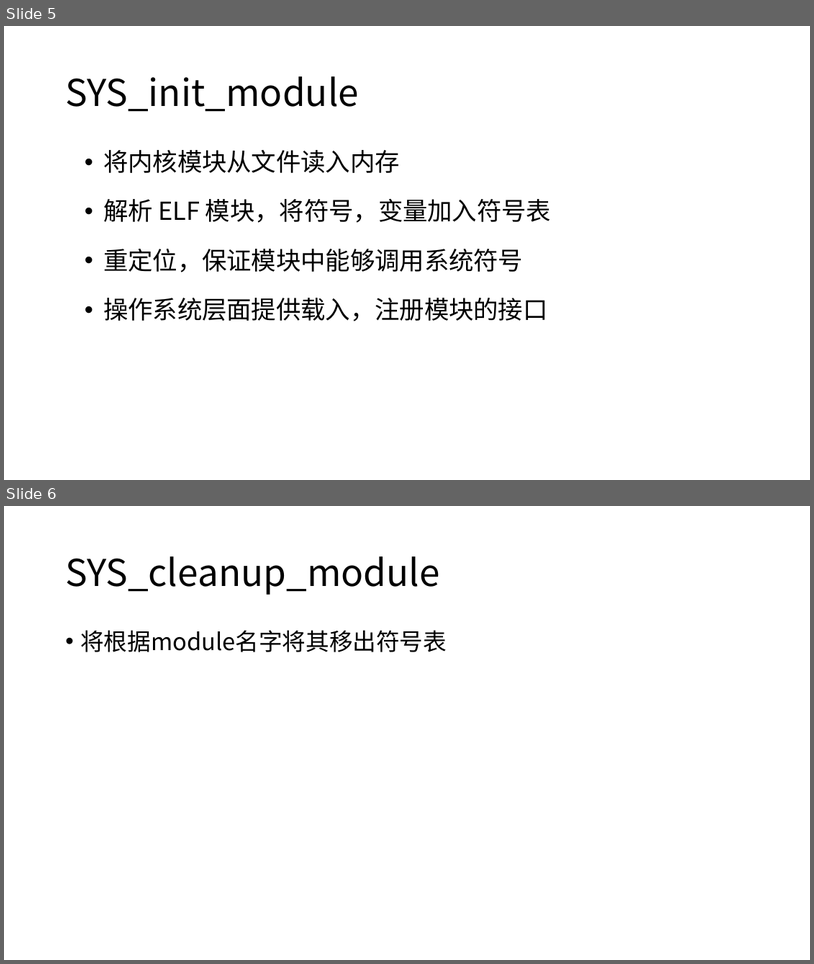
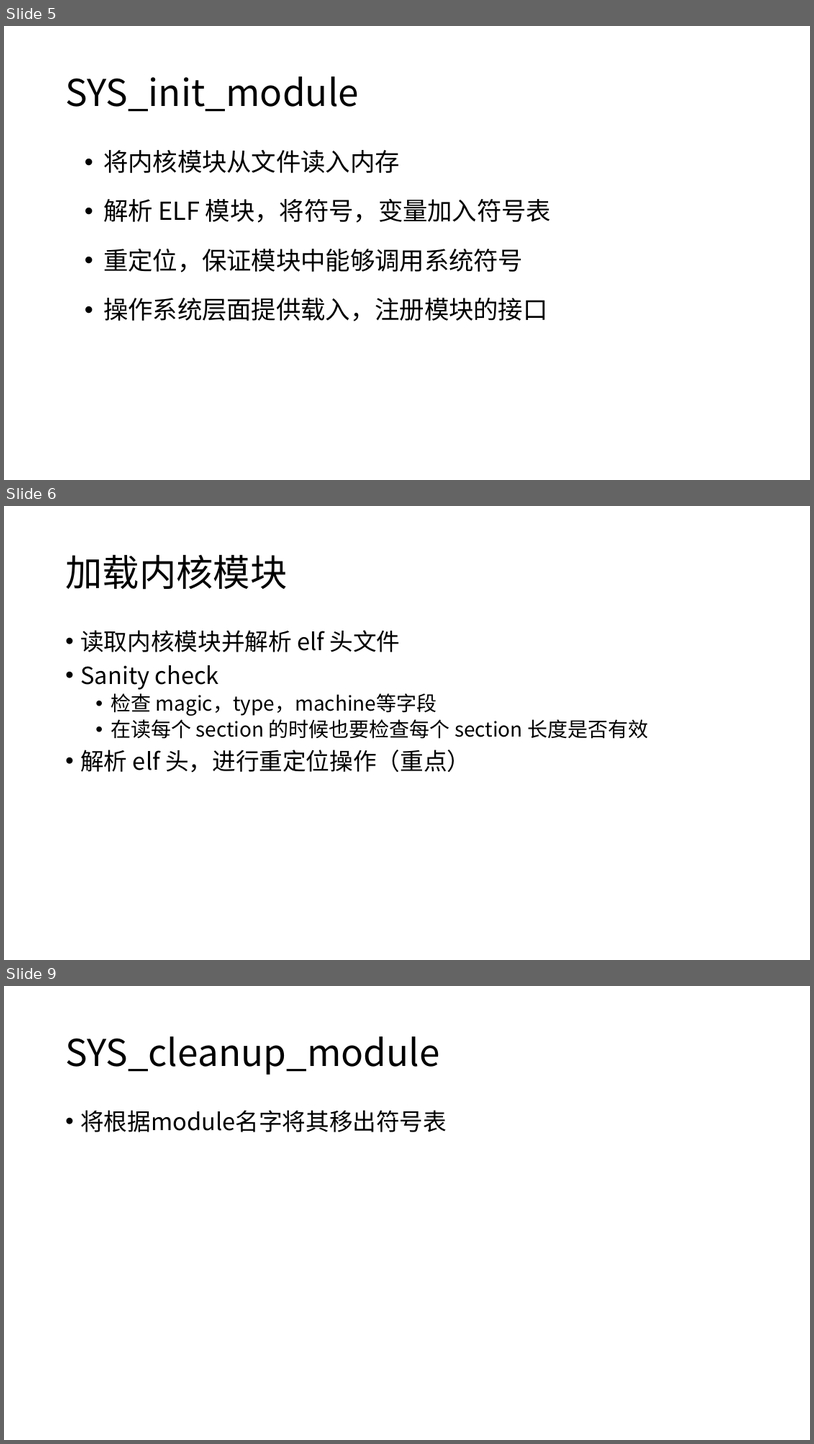
Before and after one commit to ivanium/RustOS, a slide deck: docs/final_final_pre.pptx. Shown one above the other, each under a label of ours: slides 5 and 6 before the commit, slides 5, 6 and 9 after it; the slides between them are not shown. The pictures are 814x964 and 814x1444 pixels, drawn with LibreOffice and Linux fonts; fonts in the diff are those of the drawing. Boxes give left, top, right and bottom in pixels: in the first picture for what was removed or moved away, otherwise in the second. Text is boxed around its words. In the diff, an @@ line names an element or a change of style, - is before the commit and + after.

```diff
--- a/docs/final_final_pre.pptx
+++ b/docs/final_final_pre.pptx
@@ slide 6 added at bbox=[4, 506, 810, 960], background #FFFFFF @@
@@ title added at bbox=[65, 554, 287, 590], 44 pt, text #000000 @@
+加载内核模块
@@ text added at bbox=[80, 630, 648, 772], 24 pt, text #000000 @@
+• 读取内核模块并解析 elf 头文件
+• Sanity check
+  • 检查 magic，type，machine等字段
+  • 在读每个 section 的时候也要检查每个 section 长度是否有效
+• 解析 elf 头，进行重定位操作（重点）
@@ what was slide 6 is now slide 9 @@
```
Also in this commit, not shown: 3 slides changed, 4 other slides added.
